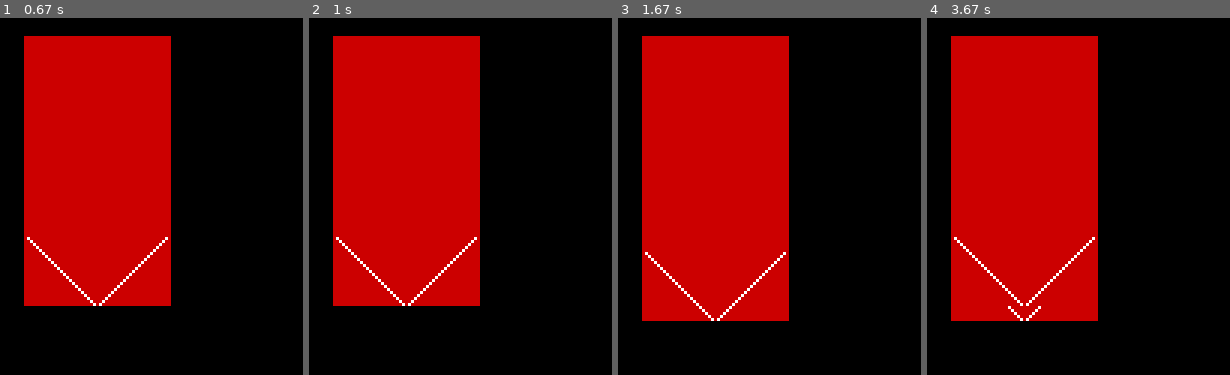
Above: before the commit, frames 1-4 (left to right).
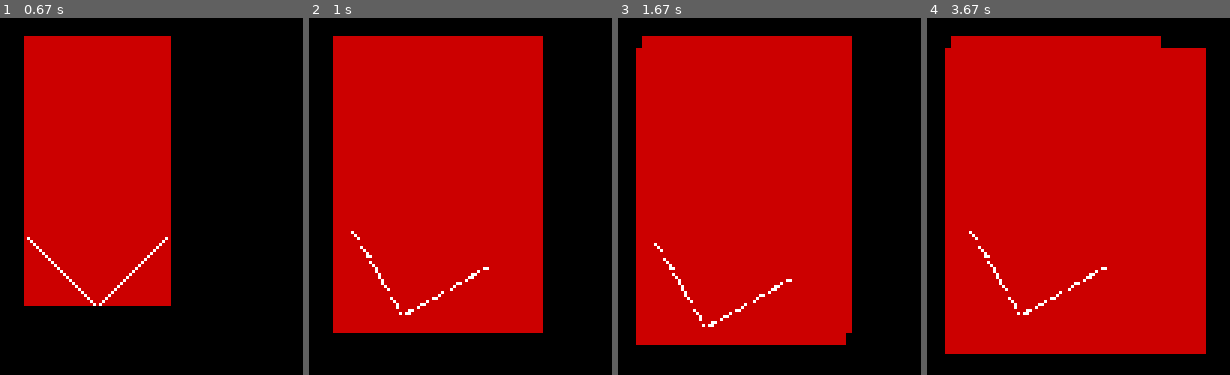
Above: after the commit, the same moments.

Repository: jancoufal/pyshards
Game: pygame game, started from pygame/moveable-rect.py
The game is run twice, just before and just after one commit, with the same random seed, the same clock (stepped at 60 frames per second) and the same inputs.
Inputs:
- Up to frame 1 (0.67 s): hold Right from 0.33 s (still down)
- Up to frame 2 (1 s): release Right at 0.8 s; hold Up from 0.83 s (still down)
- Up to frame 3 (1.67 s): release Up at 1.38 s; hold Right from 1.42 s (still down)
- Up to frame 4 (3.67 s): release Right at 2.05 s; hold Left 2.08-2.75 s; hold Down 2.78-3.47 s; hold Left from 3.5 s (still down)

Frame 1 is identical in both runs. In frame 2, 22% of the frame differs, in the area x 7-78%, y 5-89%; in frame 3, 24%; in frame 4, 38%, in the area x 5-93%, y 5-95%.

Commit message:
moveable and rotateable rectangle

Diff:
--- a/pygame/moveable-rect.py
+++ b/pygame/moveable-rect.py
@@ -1,4 +1,5 @@
 import pygame
+import math
 
 
 def main():
@@ -18,13 +19,15 @@
 	car_loc = OrientedPoint2D(
 		position=Vector2d(*screen_rect.center),
 		direction=Vector2d(0, 5),
+		initial_rotation=0,
+		rotation_angle_step=15,
 	)
 
 	key_down_event = {
 		pygame.K_UP: OrientedPoint2D.forward,
 		pygame.K_DOWN: OrientedPoint2D.backward,
-		# pygame.K_LEFT: lambda pos: (pos[0] - car_speed, pos[1]),
-		# pygame.K_RIGHT: lambda pos: (pos[0] + car_speed, pos[1]),
+		pygame.K_LEFT: OrientedPoint2D.turn_left,
+		pygame.K_RIGHT: OrientedPoint2D.turn_right,
 	}
 
 	print(key_down_event)
@@ -32,11 +35,13 @@
 	while True:
 		for event in pygame.event.get():
 
-			screen.blit(car_surf, car_loc.position.xy)
+			car_rot = pygame.transform.rotate(car_surf, car_loc.rotation_angle)
+			screen.blit(car_rot, car_loc.position.xy)
 
 			pygame.display.update()
 
-			print(event)
+			# print(event)
+			print(car_loc)
 
 			if event.type == pygame.KEYDOWN and event.key in key_down_event.keys():
 				key_down_event[event.key](car_loc)
@@ -48,6 +53,9 @@
 class Vector2d(object):
 	def __init__(self, x, y):
 		self._x, self._y = x, y
+
+	def __str__(self):
+		return f"vec({self.x, self.y})"
 
 	@property
 	def x(self):
@@ -67,11 +75,25 @@
 	def __sub__(self, other):
 		return Vector2d(self.x - other.x, self.y - other.y)
 
+	@classmethod
+	def rotate(cls, vector2d, degrees):
+		x, y, r = vector2d.x, vector2d.y, math.radians(degrees)
+		return cls(
+			x * math.cos(r) + y * math.sin(r),
+			-x * math.sin(r) + y * math.cos(r)
+		)
+
 
 class OrientedPoint2D(object):
-	def __init__(self, position=Vector2d(0, 0), direction=Vector2d(1, 0)):
+	def __init__(self, position=Vector2d(0, 0), direction=Vector2d(1, 0), initial_rotation=0, rotation_angle_step=5):
 		self._pos = position
-		self._dir = direction
+		self._dir_initial = direction
+		self._dir_actual = direction
+		self._angle_step = rotation_angle_step
+		self._angle_actual = initial_rotation
+
+	def __str__(self):
+		return f"orientedPoint2D(pos => {self.position}, dir => {self.direction}, angle => {self.rotation_angle})"
 
 	@property
 	def position(self):
@@ -79,13 +101,28 @@
 
 	@property
 	def direction(self):
-		return self._dir
+		return self._dir_actual
+
+	@property
+	def rotation_angle(self):
+		return self._angle_actual
 
 	def forward(self):
-		self._pos += self._dir
+		self._pos += self.direction
 
 	def backward(self):
-		self._pos -= self._dir
+		self._pos -= self.direction
+
+	def turn_left(self):
+		self._rotate(self._angle_step)
+
+	def turn_right(self):
+		self._rotate(-self._angle_step)
+
+	def _rotate(self, step):
+		self._angle_actual += step
+		self._angle_actual %= 360
+		self._dir_actual = Vector2d.rotate(self._dir_initial, self._angle_actual)
 
 
 if __name__ == "__main__":
